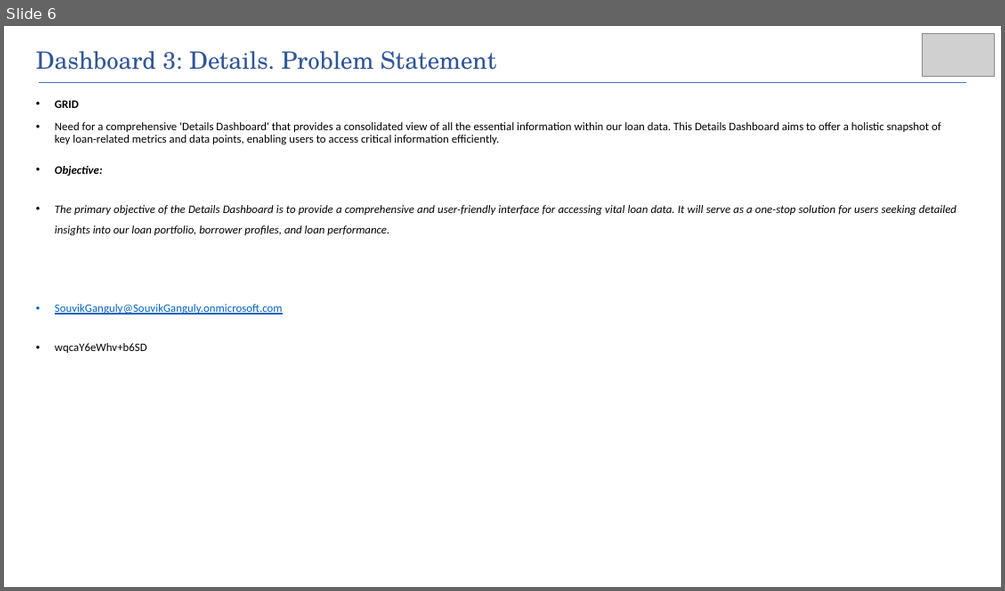
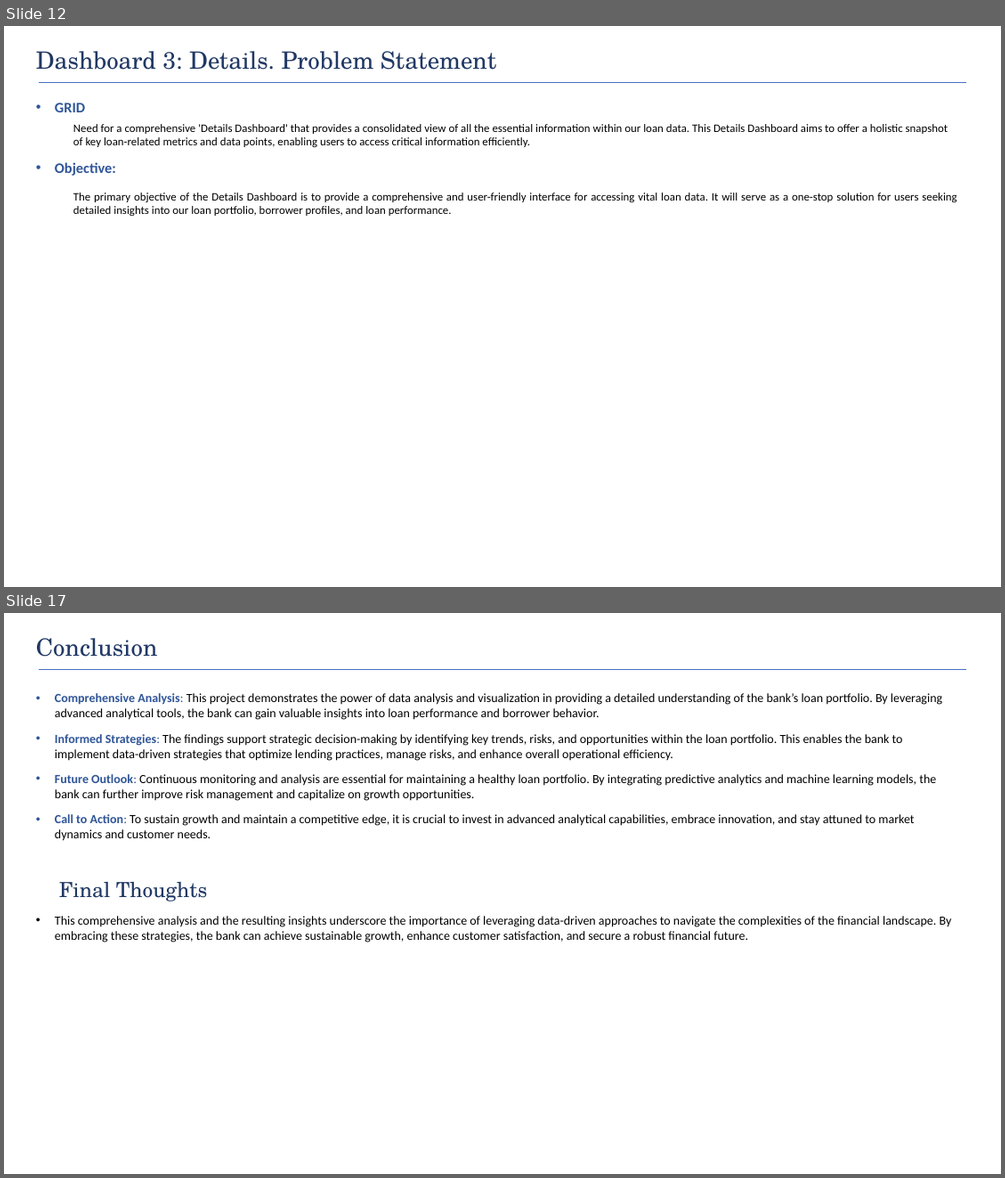
Before and after one commit to ds-souvik/Bank_Loan_Analysis_with_PowerBI_Dashboards, a slide deck: Loan Data Analysis and Dashboard Presentation.pptx. Shown one above the other, each under a label of ours: slide 6 before the commit, slides 12 and 17 after it; the slides between them are not shown. The pictures are 1005x591 and 1005x1178 pixels, drawn with LibreOffice and Linux fonts; fonts in the diff are those of the drawing; grey boxes stand for pictures. Boxes give left, top, right and bottom in pixels: in the first picture for what was removed or moved away, otherwise in the second. Text is boxed around its words. In the diff, an @@ line names an element or a change of style, - is before the commit and + after.

```diff
--- a/Loan Data Analysis and Dashboard Presentation.pptx
+++ b/Loan Data Analysis and Dashboard Presentation.pptx
@@ slide 17 added at <box>4,613,1001,1174</box>, background #FFFFFF @@
@@ text added at <box>36,638,158,657</box>, 23 pt, text #203864 @@
+Conclusion
@@ line added from (39, 669) to (966, 669), #4472C4 1 pt @@
@@ text added at <box>55,693,952,942</box>, 12 pt, text #000000 @@
+• Comprehensive Analysis: This project demonstrates the power of data analysis and visualization in providing a detailed understanding of the bank’s loan portfolio. By leveraging advanced analytical tools, the bank can gain valuable insights into loan performance and borrower behavior.
+• Informed Strategies: The findings support strategic decision-making by identifying key trends, risks, and opportunities within the loan portfolio. This enables the bank to implement data-driven strategies that optimize lending practices, manage risks, and enhance overall operational efficiency.
+• Future Outlook: Continuous monitoring and analysis are essential for maintaining a healthy loan portfolio. By integrating predictive analytics and machine learning models, the bank can further improve risk management and capitalize on growth opportunities.
+• Call to Action: To sustain growth and maintain a competitive edge, it is crucial to invest in advanced analytical capabilities, embrace innovation, and stay attuned to market dynamics and customer needs.
+Final Thoughts
+• This comprehensive analysis and the resulting insights underscore the importance of leveraging data-driven approaches to navigate the complexities of the financial landscape. By embracing these strategies, the bank can achieve sustainable growth, enhance customer satisfaction, and secure a robust financial future.
@@ what was slide 6 is now slide 12 @@
@@ slide 12 changed as well @@
@@ text "Dashboard 3: Details. Problem Statement" at <box>36,51,496,70</box>: text colour #2F5597 to #203864 @@
@@ picture removed at <box>922,33,995,76</box> @@
@@ text "GRID" at <box>55,103,956,216</box>: size 11 to 14 pt, text colour #000000 to #2F5597 in "GRID", "Objective:"; italic off in "Objective:", "The primary objective of the Details Dashboard ..."; line spacing 0.9 to 1; bullet • to none; list level 1 to 2 in "Need for a comprehensive 'Details ..."; line spacing 1.5 to 1; list level 1 to 2 in "The primary objective of the ..." @@
@@ text at <box>55,304,283,353</box>: paragraphs removed @@
-• SouvikGanguly@SouvikGanguly.onmicrosoft.com
-• wqcaY6eWhv+b6SD
```
Also in this commit, not shown: 5 other slides changed, 10 other slides added, 18 slides removed, 1 other file.
